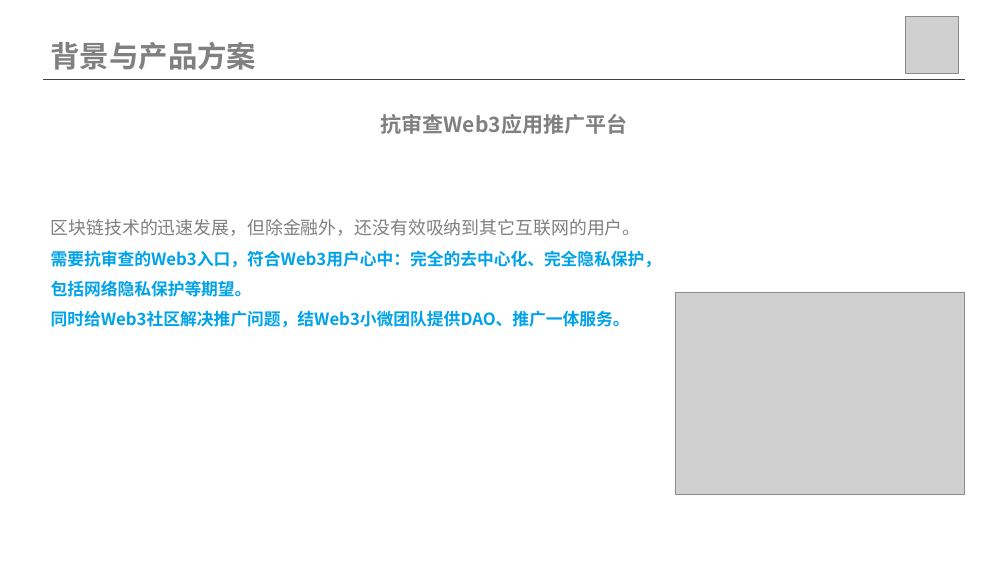
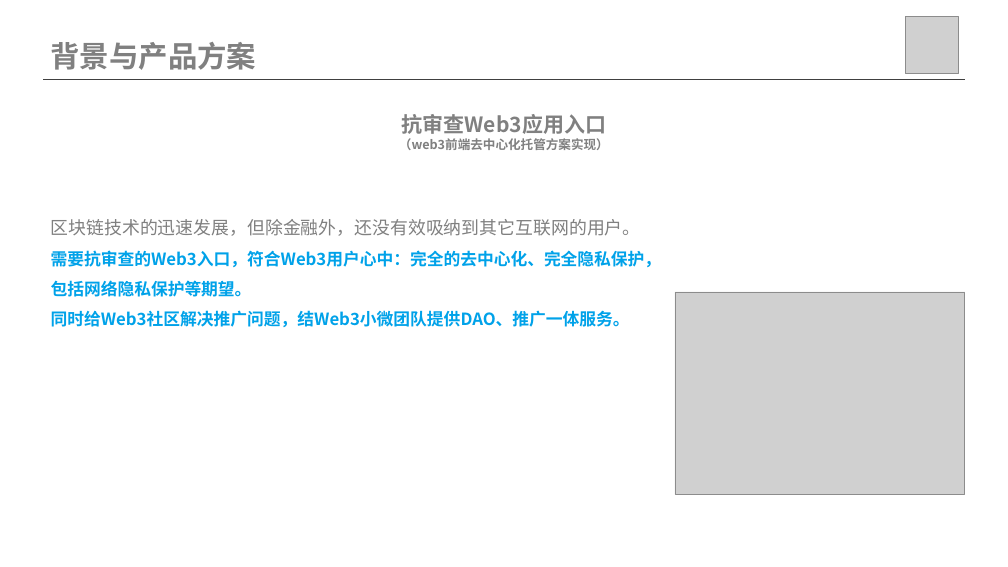
Before and after one commit to web3pioneer/octopus, a slide deck: slide 4 of doc/抗审查的Web3入口.pptx. Drawn at 1008x567 pixels with LibreOffice and Linux fonts; fonts in the diff are those of the drawing; grey boxes stand for pictures. Boxes give left, top, right and bottom in pixels: in the first picture for what was removed or moved away, otherwise in the second. Text is boxed around its words. In the diff, an @@ line names an element or a change of style, - is before the commit and + after.

```diff
--- a/doc/抗审查的Web3入口.pptx
+++ b/doc/抗审查的Web3入口.pptx
@@ text at [399, 114, 609, 150]: text changed; size 20 to 12 pt @@
-抗审查Web3应用推广平台
+抗审查Web3应用入口
+（web3前端去中心化托管方案实现）
```
Also in this commit, not shown: 2 other slides changed, 3 other files.
